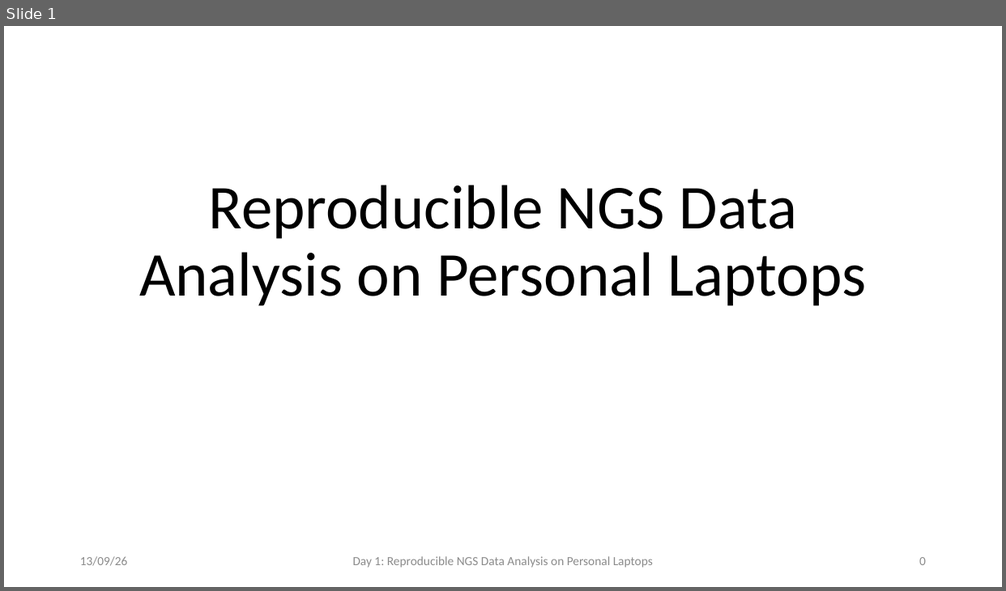
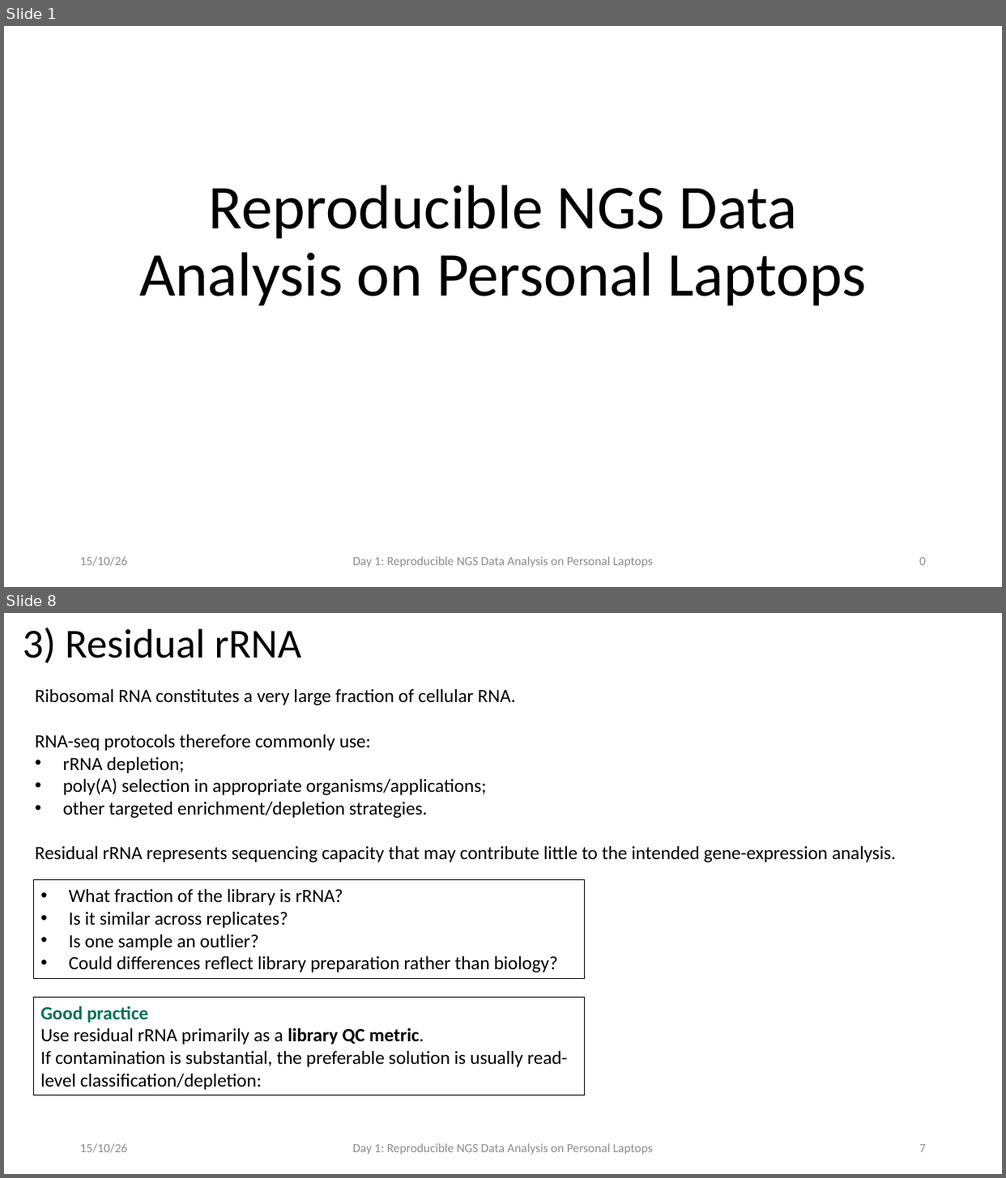
Before and after one commit to fgualdr/reproducible-ngs-workshop, a slide deck: power_point/Day4.pptx. Shown one above the other, each under a label of ours: slide 1 before the commit, slides 1 and 8 after it; the slides between them are not shown. The pictures are 1006x591 and 1006x1178 pixels, drawn with LibreOffice and Linux fonts; fonts in the diff are those of the drawing. Boxes give left, top, right and bottom in pixels: in the first picture for what was removed or moved away, otherwise in the second. Text is boxed around its words. In the diff, an @@ line names an element or a change of style, - is before the commit and + after.

Commit message:
Full update additional QC and Full sample design

```diff
--- a/power_point/Day4.pptx
+++ b/power_point/Day4.pptx
@@ slide 8 added at [4, 613, 1002, 1174], background #FFFFFF @@
@@ title added at [23, 628, 301, 663], 39.6 pt, text #000000 @@
+3) Residual rRNA
@@ text added at [35, 689, 896, 862], 18 pt, text #000000 @@
+Ribosomal RNA constitutes a very large fraction of cellular RNA.
+RNA-seq protocols therefore commonly use:
+• rRNA depletion;
+• poly(A) selection in appropriate organisms/applications;
+• other targeted enrichment/depletion strategies.
+Residual rRNA represents sequencing capacity that may contribute little to the intended gene-expression analysis.
@@ rectangle added at [33, 880, 585, 978], outline #000000 0.75 pt, 18 pt, text #000000 @@
+• What fraction of the library is rRNA?
+• Is it similar across replicates?
+• Is one sample an outlier?
+• Could differences reflect library preparation rather than biology?
@@ rectangle added at [33, 998, 585, 1096], outline #000000 0.75 pt, 18 pt, text #000000 @@
+Good practice
+Use residual rRNA primarily as a library QC metric.
+If contamination is substantial, the preferable solution is usually read-level classification/depletion:
@@ text added at [80, 1144, 128, 1153], 12 pt, text #8C8C8C @@
+15/10/26
@@ text added at [353, 1144, 653, 1155], 12 pt, text #8C8C8C @@
+Day 1: Reproducible NGS Data Analysis on Personal Laptops
@@ page number added at [919, 1144, 926, 1152], 12 pt, text #8C8C8C @@
+7
@@ slide 1 changed as well @@
@@ text at [80, 557, 128, 566]: text changed @@
-13/09/26
+15/10/26
```
Also in this commit, not shown: 9 other slides added, 19 other files.
